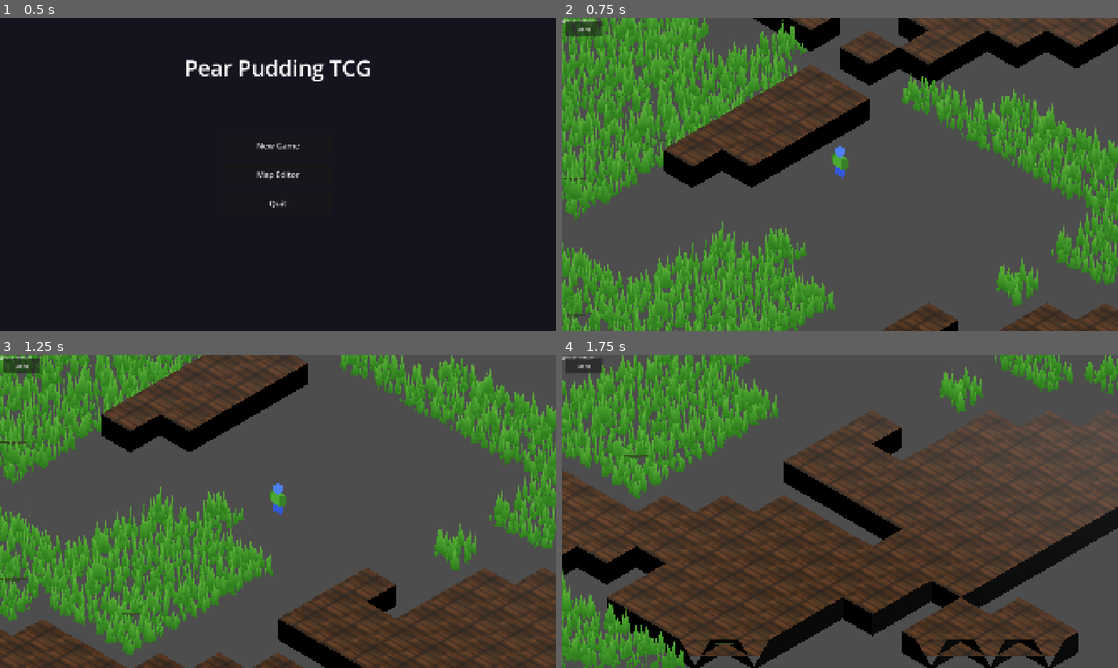
Above: before the commit, frames 1-4 (two rows, left to right).
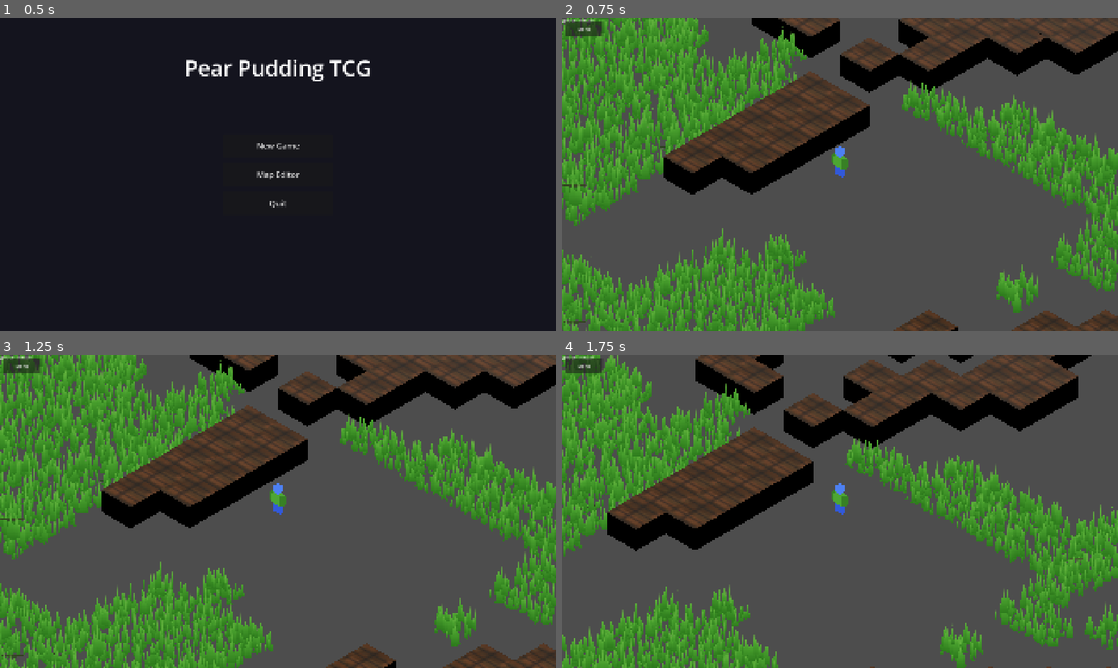
Above: after the commit, the same moments.

Repository: ChrisPauly97/pear-pudding-godot
Game: Godot game, scene res://scenes/ui/MenuScene.tscn
Same seed, same stepped clock (60 frames per second), same inputs: the game is played once before the commit and once after it.
Inputs (mouse positions are in pixels of both pictures, inside the frame that each line leads up to):
- Up to frame 1 (0.5 s): no input
- Up to frame 2 (0.75 s): click "New Game" at 0.5 s
- Up to frame 3 (1.25 s): no input
- Up to frame 4 (1.75 s): tap Enter at 1.25 s; move the mouse to (962, 495) at 1.27 s; hold D (move_right) from 1.28 s (still down); hold E (interact) from 1.28 s (still down); click (962, 495) at 1.42 s; tap Space (jump) at 1.52 s

Frame 1 is identical in both runs. In frame 2, 24% of the frame differs, in the area x 0-100%, y 0-100%; in frame 3, 65%; in frame 4, 73%.

Commit message:
Fix player falling through floor on spawn
Two bugs caused fall-through:

1. ChunkRenderer used HeightMapShape3D for terrain collision, which is
   unreliable in some Godot 4 builds. Replace with a flat BoxShape3D
   (32×0.1×32) per chunk, matching the named-map approach documented
   in CLAUDE.md ("reliable across all Godot 4 builds").

2. Spawn Y was 0.1, placing the player capsule dangerously close to the
   floor surface (or inside it on hilly tiles). Raise to 0.5 so the
   capsule bottom clears the floor with a safe margin on first spawn.

https://claude.ai/code/session_01Wwd5XBr7bsBGqBrtDfT2NK

Diff:
--- a/scenes/world/ChunkRenderer.gd
+++ b/scenes/world/ChunkRenderer.gd
@@ -160,22 +160,20 @@
 	mi.material_override = _terrain_mat
 	add_child(mi)
 
-	# HeightMapShape3D — step=1.0, no scale needed, body centered over the chunk
-	var col_shape := HeightMapShape3D.new()
-	col_shape.map_width = nvx
-	col_shape.map_depth = nvz
-	col_shape.map_data  = hfield
+	# Flat BoxShape3D floor — reliable across all Godot 4 builds.
+	# Hills are visual only; physics floor is flat, consistent with the named-map approach.
+	var chunk_world: float = float(CHUNK_SIZE) * IsoConst.TILE_SIZE
+	var box := BoxShape3D.new()
+	box.size = Vector3(chunk_world, 0.1, chunk_world)
 	var col_node := CollisionShape3D.new()
-	col_node.shape = col_shape
+	col_node.shape = box
 	var body := StaticBody3D.new()
 	body.name = "TerrainCollision"
 	body.collision_layer = 2   # terrain layer
 	body.collision_mask  = 0   # terrain doesn't need to detect others
-	body.position = Vector3(float(nvx - 1) * step * 0.5, 0.0, float(nvz - 1) * step * 0.5)
+	body.position = Vector3(chunk_world * 0.5, -0.05, chunk_world * 0.5)
 	body.add_child(col_node)
 	add_child(body)
-
-	# HeightMapShape3D already covers the terrain — no fallback floor needed.
 
 # ── Walls ──────────────────────────────────────────────────────────────────
 
--- a/scenes/world/WorldScene.gd
+++ b/scenes/world/WorldScene.gd
@@ -121,7 +121,7 @@
 		px = SaveManager.player_x
 		pz = SaveManager.player_z
 	_player = _create_player_node()
-	_player.position = Vector3(px, 0.1, pz)
+	_player.position = Vector3(px, 0.5, pz)
 	_entity_root.add_child(_player)
 	_camera.position = _player.position + Vector3(20, 20, 20)
 
@@ -457,7 +457,7 @@
 		pz = _get_default_pz()
 
 	_player = _create_player_node()
-	_player.position = Vector3(px, 0.1, pz)
+	_player.position = Vector3(px, 0.5, pz)
 	_entity_root.add_child(_player)
 	_camera.position = _player.position + Vector3(20, 20, 20)
 
